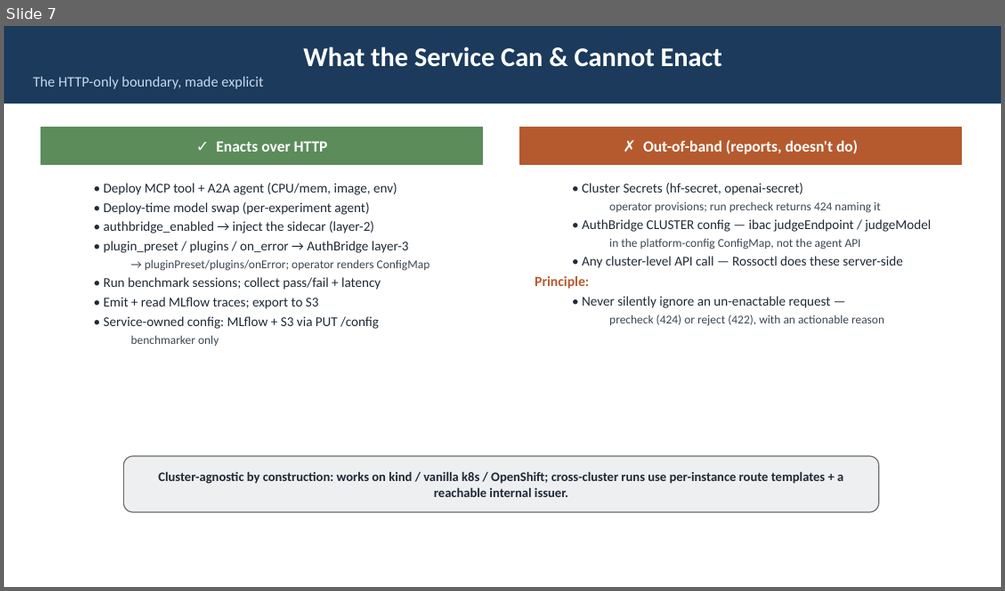
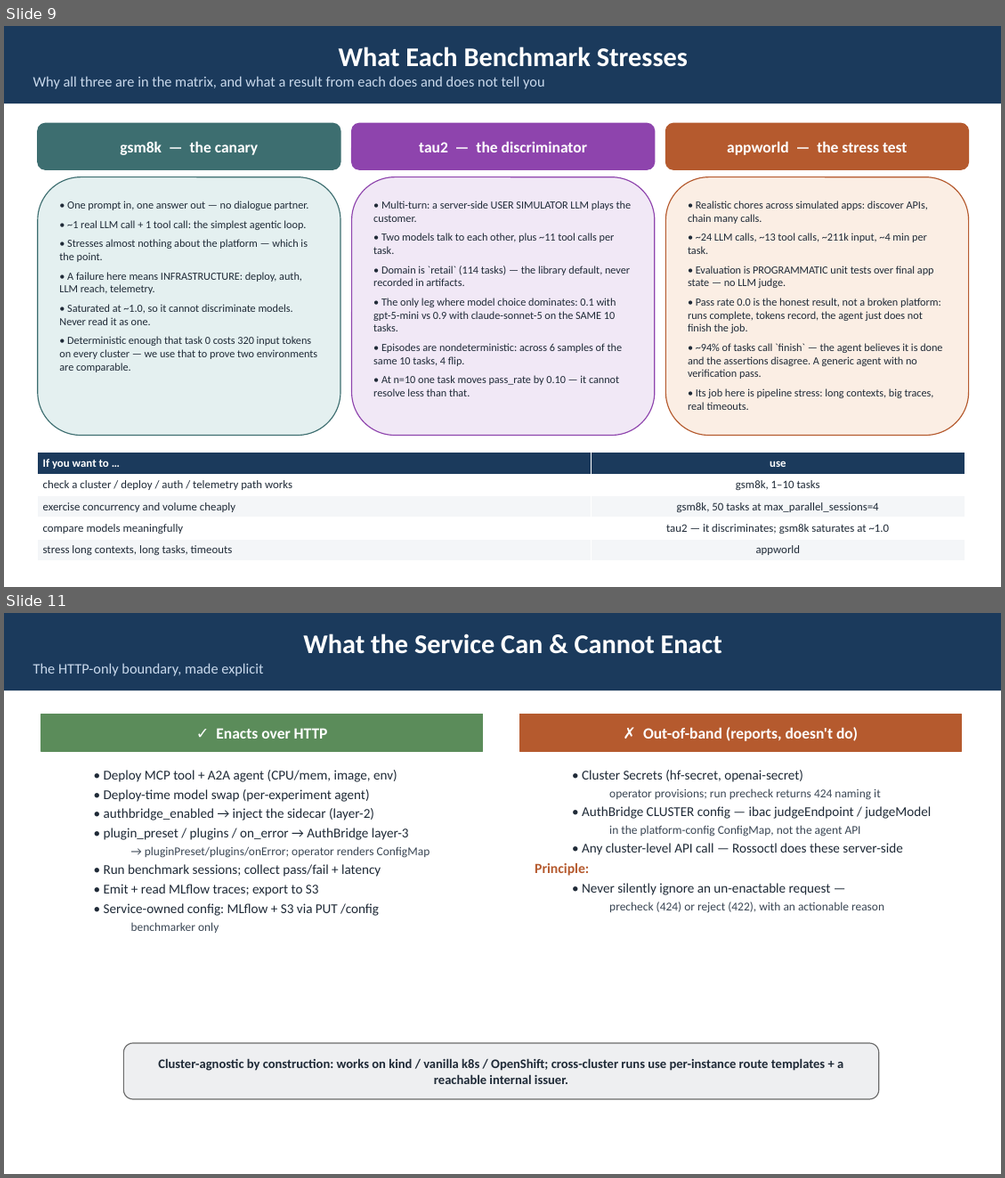
Before and after one commit to webchang/benchmarking, a slide deck: docs/BenchmarkingService.pptx. Shown one above the other, each under a label of ours: slide 7 before the commit, slides 9 and 11 after it; the slides between them are not shown. The pictures are 1005x591 and 1005x1178 pixels, drawn with LibreOffice and Linux fonts; fonts in the diff are those of the drawing. Boxes give left, top, right and bottom in pixels: in the first picture for what was removed or moved away, otherwise in the second. Text is boxed around its words. In the diff, an @@ line names an element or a change of style, - is before the commit and + after.

```diff
--- a/docs/BenchmarkingService.pptx
+++ b/docs/BenchmarkingService.pptx
@@ slide 9 added at [4,26,1001,587], background #FFFFFF @@
@@ rectangle added at [4,26,1001,103], fill #1B3A5C, 14 pt, text #C9D9EC @@
+What Each Benchmark Stresses
+Why all three are in the matrix, and what a result from each does and does not tell you
@@ rounded rectangle added at [38,123,340,169], fill #3D6E70, outline #3D6E70 1 pt, 15 pt, text #FFFFFF, bold @@
+gsm8k — the canary
@@ rounded rectangle added at [352,123,655,169], fill #8E44AD, outline #8E44AD 1 pt, 15 pt, text #FFFFFF, bold @@
+tau2 — the discriminator
@@ rounded rectangle added at [666,123,969,169], fill #B55A2E, outline #B55A2E 1 pt, 15 pt, text #FFFFFF, bold @@
+appworld — the stress test
@@ rounded rectangle added at [38,177,340,435], fill #E4F0F0, outline #3D6E70 1 pt, 10.5 pt, text #1F2A37 @@
+• One prompt in, one answer out — no dialogue partner.
+• ~1 real LLM call + 1 tool call: the simplest agentic loop.
+• Stresses almost nothing about the platform — which is the point.
+• A failure here means INFRASTRUCTURE: deploy, auth, LLM reach, telemetry.
+• Saturated at ~1.0, so it cannot discriminate models. Never read it as one.
+• Deterministic enough that task 0 costs 320 input tokens on every cluster — we use that to prove two environments are comparable.
@@ rounded rectangle added at [352,177,655,435], fill #F1E8F6, outline #8E44AD 1 pt, 10.5 pt, text #1F2A37 @@
+• Multi-turn: a server-side USER SIMULATOR LLM plays the customer.
+• Two models talk to each other, plus ~11 tool calls per task.
+• Domain is `retail` (114 tasks) — the library default, never recorded in artifacts.
+• The only leg where model choice dominates: 0.1 with gpt-5-mini vs 0.9 with claude-sonnet-5 on the SAME 10 tasks.
+• Episodes are nondeterministic: across 6 samples of the same 10 tasks, 4 flip.
+• At n=10 one task moves pass_rate by 0.10 — it cannot resolve less than that.
@@ rounded rectangle added at [666,177,969,435], fill #FBEEE4, outline #B55A2E 1 pt, 10.5 pt, text #1F2A37 @@
+• Realistic chores across simulated apps: discover APIs, chain many calls.
+• ~24 LLM calls, ~13 tool calls, ~211k input, ~4 min per task.
+• Evaluation is PROGRAMMATIC unit tests over final app state — no LLM judge.
+• Pass rate 0.0 is the honest result, not a broken platform: runs complete, tokens record, the agent just does not finish the job.
+• ~94% of tasks call `finish` — the agent believes it is done and the assertions disagree. A generic agent with no verification pass.
+• Its job here is pipeline stress: long contexts, big traces, real timeouts.
@@ table added at [38,452,965,561], 5 rows, 2 columns @@
+If you want to … | use
+check a cluster / deploy / auth / telemetry path works | gsm8k, 1–10 tasks
+exercise concurrency and volume cheaply | gsm8k, 50 tasks at max_parallel_sessions=4
+compare models meaningfully | tau2 — it discriminates; gsm8k saturates at ~1.0
+stress long contexts, long tasks, timeouts | appworld
@@ what was slide 7 is now slide 11 @@
```
Also in this commit, not shown: 1 slide changed, 3 other slides added, 2 other files.
